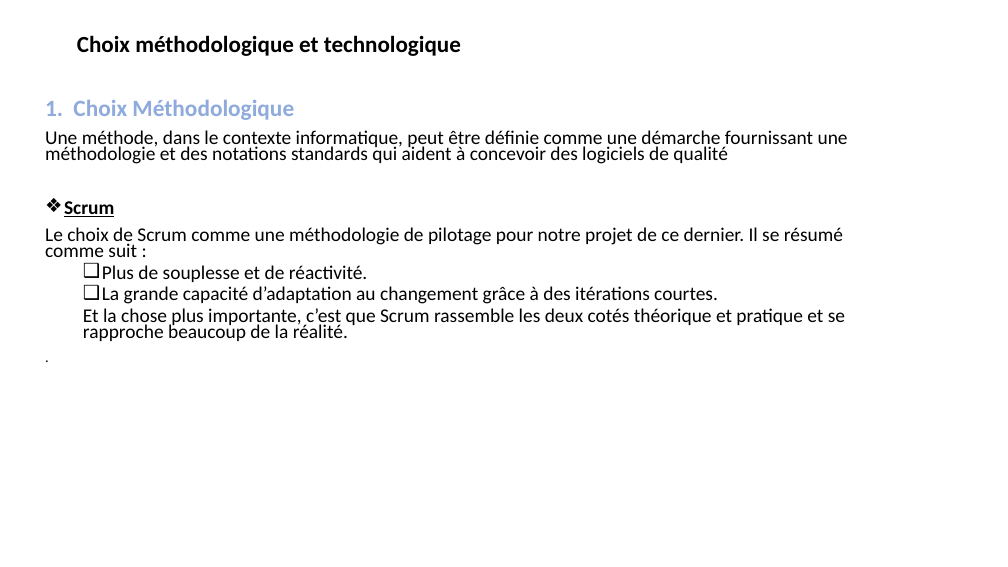
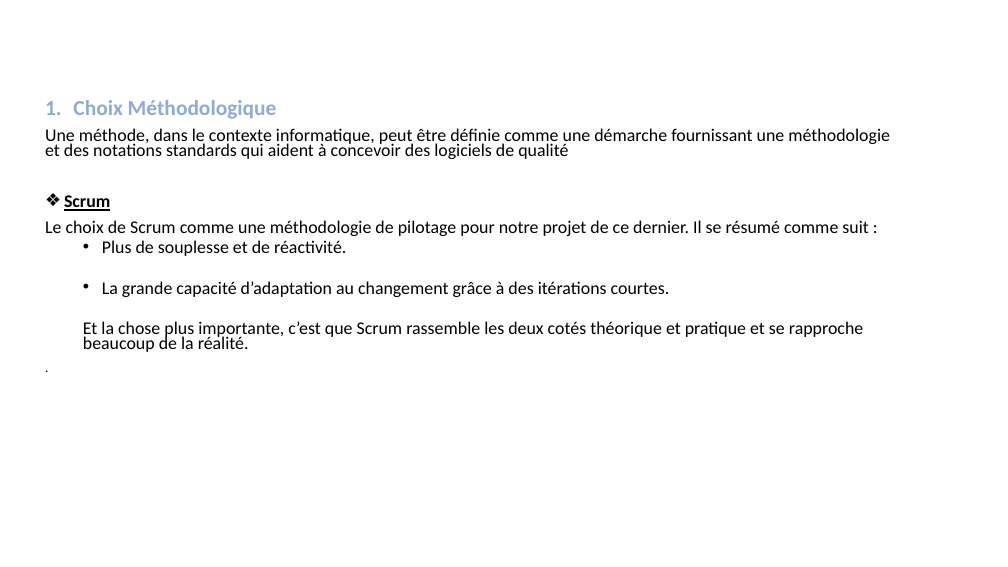
Before and after one commit to HabibAroua/Conception-la-mise-en-place-et-test-d-une-application-d-Internet-of-Mobile-Things, a slide deck: slide 7 of ppe-presentation.pptx. Drawn at 1008x567 pixels with LibreOffice and Linux fonts; fonts in the diff are those of the drawing. Boxes give left, top, right and bottom in pixels: in the first picture for what was removed or moved away, otherwise in the second. Text is boxed around its words. In the diff, an @@ line names an element or a change of style, - is before the commit and + after.

```diff
--- a/ppe-presentation.pptx
+++ b/ppe-presentation.pptx
@@ title removed at <box>77,35,461,56</box> @@
-Choix méthodologique et technologique
@@ text "Choix Méthodologique" at <box>45,100,890,352</box>: size 22.2 to 20.4 pt in "Choix Méthodologique"; size 18.5 to 17 pt; size 13.9 to 12.8 pt in "."; bullet ❑ to • @@
```
Also in this commit, not shown: 3 other slides changed, 2 slides added, 4 slides removed.
